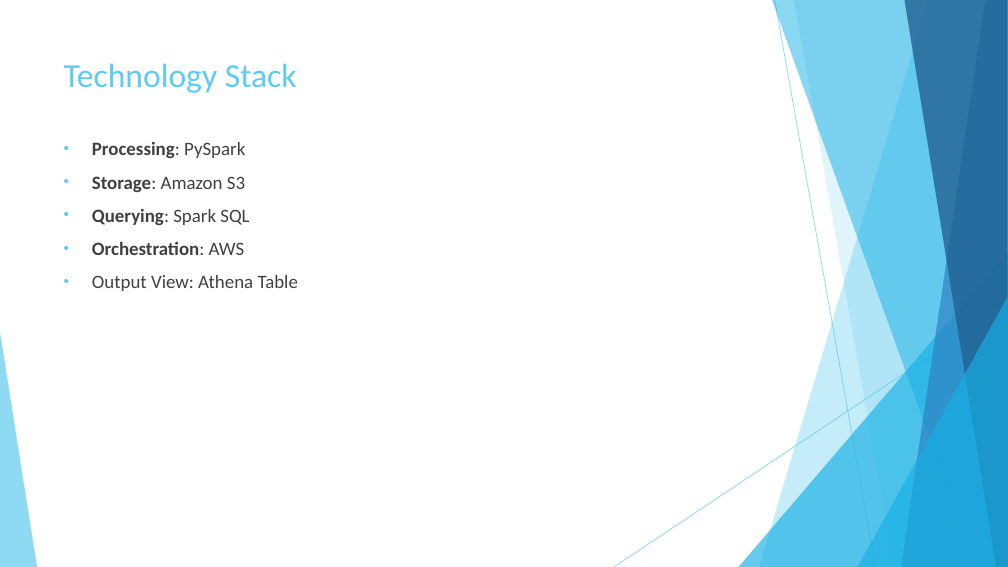
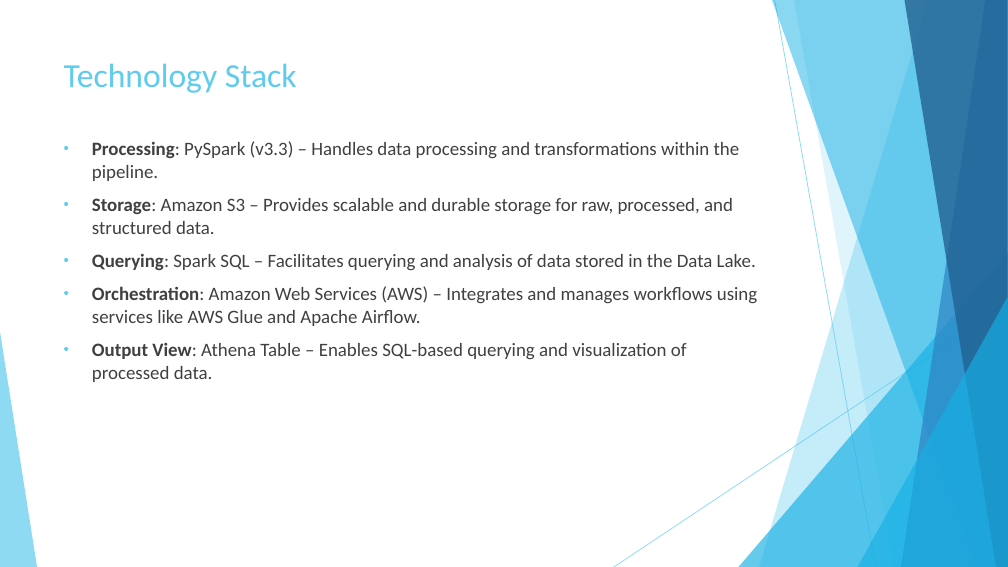
Before and after one commit to rdinesh808/Data_Lake_Construction_and_Querying_With_PySpark, a slide deck: slide 3 of Data_Lake_Construction_and_Querying_With_PySpark.pptx. Drawn at 1008x567 pixels with LibreOffice and Linux fonts; fonts in the diff are those of the drawing. Boxes give left, top, right and bottom in pixels: in the first picture for what was removed or moved away, otherwise in the second. Text is boxed around its words. In the diff, an @@ line names an element or a change of style, - is before the commit and + after.

```diff
--- a/Data_Lake_Construction_and_Querying_With_PySpark.pptx
+++ b/Data_Lake_Construction_and_Querying_With_PySpark.pptx
@@ text at (92, 141, 757, 382): text changed @@
-• Processing: PySpark
-• Storage: Amazon S3
-• Querying: Spark SQL
-• Orchestration: AWS
-• Output View: Athena Table
+• Processing: PySpark (v3.3) – Handles data processing and transformations within the pipeline.
+• Storage: Amazon S3 – Provides scalable and durable storage for raw, processed, and structured data.
+• Querying: Spark SQL – Facilitates querying and analysis of data stored in the Data Lake.
+• Orchestration: Amazon Web Services (AWS) – Integrates and manages workflows using services like AWS Glue and Apache Airflow.
+• Output View: Athena Table – Enables SQL-based querying and visualization of processed data.
```
Also in this commit, not shown: 7 other slides changed, 1 slide added, 1 other file.
